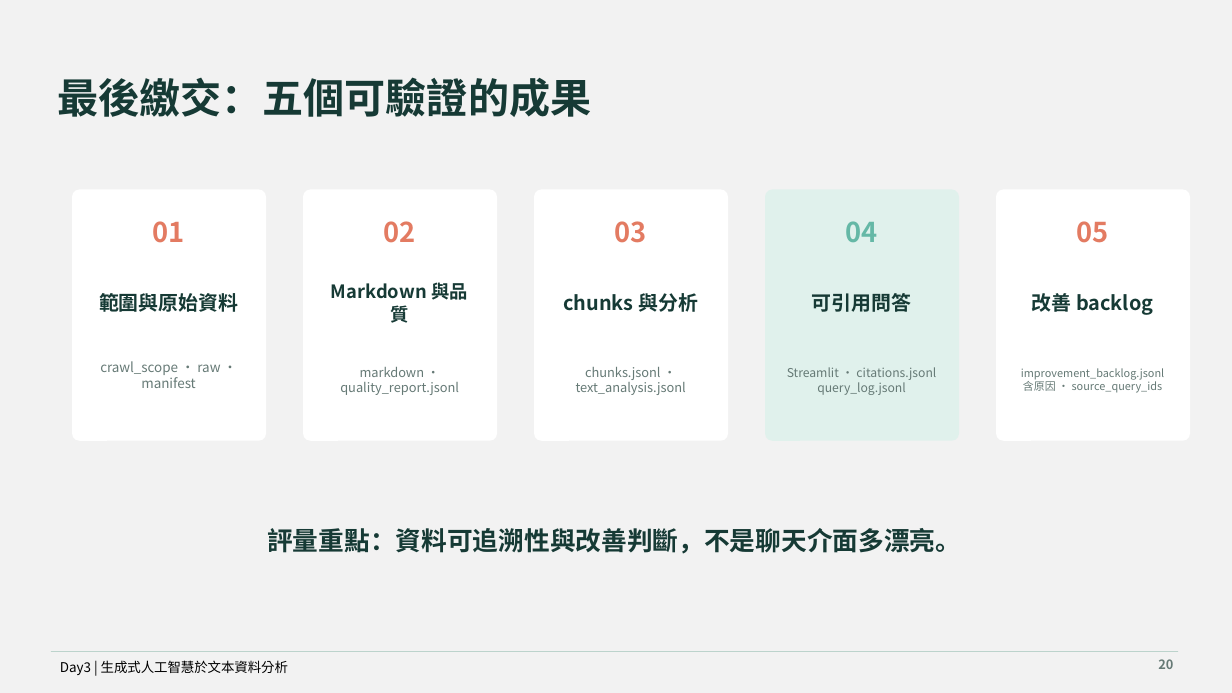
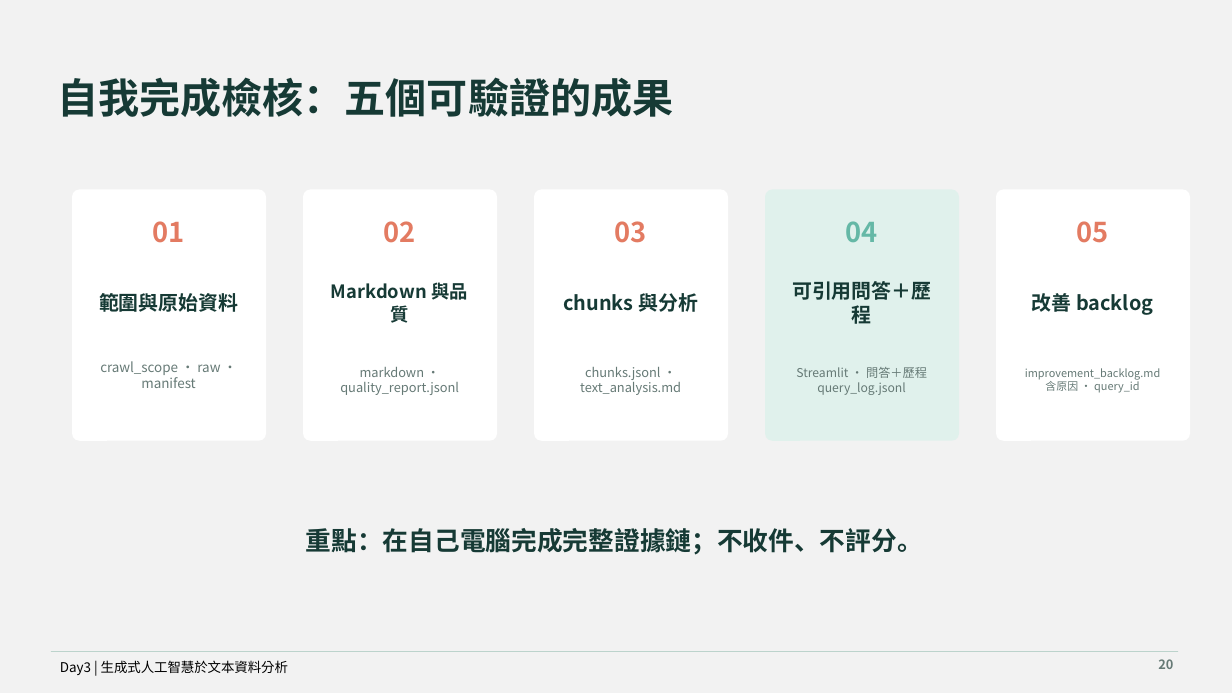
Before and after one commit to MEDA-TW/20260803-Workshop, a slide deck: slide 17 of course/day-03/slides/day-03-generative-ai-text-analysis.pptx. Drawn at 1232x693 pixels with LibreOffice and Linux fonts; fonts in the diff are those of the drawing. Boxes give left, top, right and bottom in pixels: in the first picture for what was removed or moved away, otherwise in the second. Text is boxed around its words. In the diff, an @@ line names an element or a change of style, - is before the commit and + after.

```diff
--- a/course/day-03/slides/day-03-generative-ai-text-analysis.pptx
+++ b/course/day-03/slides/day-03-generative-ai-text-analysis.pptx
@@ text at (57, 77, 673, 117): text changed @@
-最後繳交：五個可驗證的成果
+自我完成檢核：五個可驗證的成果
@@ text at (792, 281, 931, 324): text changed @@
-可引用問答
+可引用問答＋歷程
@@ text at (580, 367, 681, 395): text changed @@
-chunks.jsonl · text_analysis.jsonl
+chunks.jsonl · text_analysis.md
@@ text at (796, 367, 927, 378): text changed @@
-Streamlit · citations.jsonl
+Streamlit · 問答＋歷程
@@ text at (1025, 368, 1161, 393): text changed @@
-improvement_backlog.jsonl
-含原因 · source_query_ids
+improvement_backlog.md
+含原因 · query_id
@@ text at (306, 528, 923, 555): text changed @@
-評量重點：資料可追溯性與改善判斷，不是聊天介面多漂亮。
+重點：在自己電腦完成完整證據鏈；不收件、不評分。
```
Also in this commit, not shown: 10 other slides changed, 20 other files.
